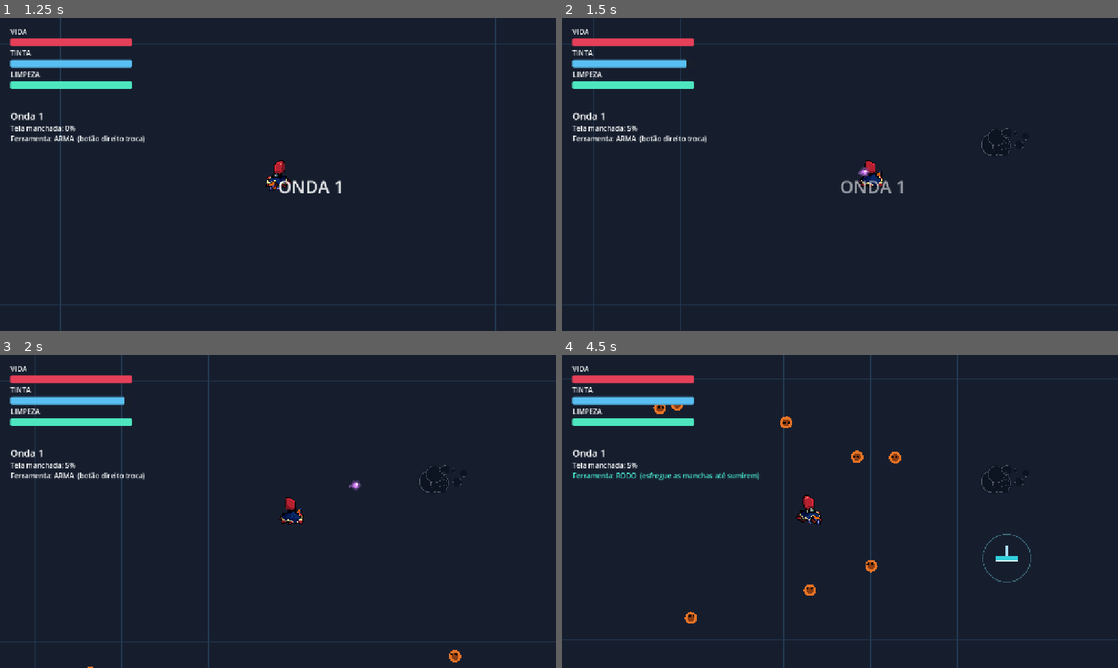
Above: before the commit, frames 1-4 (two rows, left to right).
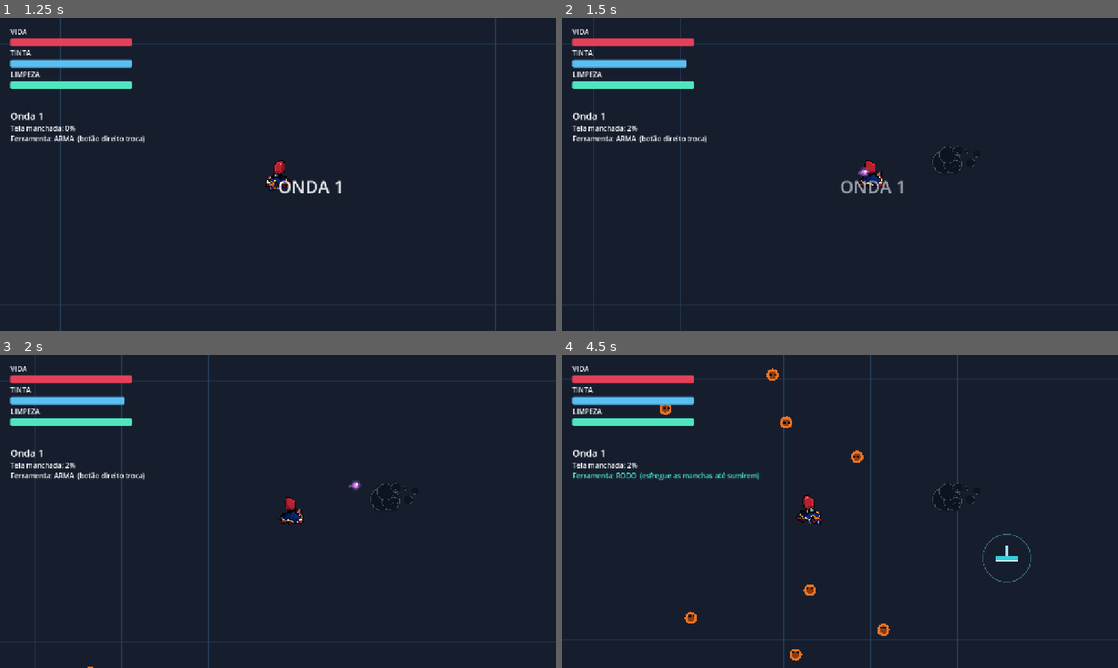
Above: after the commit, the same moments.

Repository: Ruan-Pablo-Oli/octo-ink-hell
Game: Godot game, scene res://scenes/ui/start_menu.tscn
Two runs of this game, one before a commit and one after it. Both use one fixed random seed, a clock stepped at 60 frames per second and the inputs below.
Inputs (mouse positions are in pixels of both pictures, inside the frame that each line leads up to):
- Up to frame 1 (1.25 s): click "JOGAR" at 0.5 s
- Up to frame 2 (1.5 s): tap Enter (ui_accept) at 1.25 s; move the mouse to (962, 158) at 1.27 s; hold D (move_right) from 1.28 s (still down); tap Space (dash) at 1.35 s; click (962, 158) at 1.42 s
- Up to frame 3 (2 s): keep holding D (move_right); tap Enter (ui_accept) at 1.52 s
- Up to frame 4 (4.5 s): move the mouse to (728, 527) at 2.02 s; release D (move_right) at 2.03 s; hold S (move_down) 2.03-2.78 s; tap Q (switch_weapon) at 2.1 s; tap Enter (ui_accept) at 2.27, 3.77 s; move the mouse to (895, 442) at 2.77 s; hold D (move_right) 2.78-3.53 s; right-click (895, 442) at 2.85 s; move the mouse to (812, 574) at 3.52 s; hold W (move_up) 3.53-4.28 s; click (812, 574) at 3.6 s; move the mouse to (1006, 558) at 4.27 s; hold A (move_left) from 4.28 s (still down); tap Shift at 4.35 s

Frame 1 is identical in both runs. In frame 2, 0.1% of the frame differs, in the area x 11-84%, y 34-50%; in frame 3, 0.2%; in frame 4, 0.6%, in the area x 11-84%, y 4-98%.

Commit message:
feat: add dirtiness scale to weapon and improve enemy spawn management

Diff:
--- a/scripts/player/ink_system.gd
+++ b/scripts/player/ink_system.gd
@@ -1,190 +1,119 @@
 extends Node
 class_name InkSystem
-
-
 # =========================================================
 # BASE STATS
 # =========================================================
-
 @export var max_ink: float = 100.0
 @export var regen_per_sec: float = 7.0
 @export var regen_delay: float = 0.6
-
-
 # =========================================================
 # UPGRADE SYSTEM
 # =========================================================
-
 var upgrades: UpgradeSystem
-
-
 # =========================================================
 # STATE
 # =========================================================
-
 var current: float
-
 var _since_use: float = 0.0
-
 var _eff_max: float
 var _eff_regen: float
-
-
 # =========================================================
 # READY
 # =========================================================
-
 func _ready() -> void:
-
 	_eff_max = max_ink
-
 	_eff_regen = regen_per_sec
-
 	current = max_ink
-
-
 	GameEvents.cleaning_collected.connect(
 		func() -> void:
 			refill(15.0)
 	)
-
-
 	GameEvents.upgrades_changed.connect(
 		recompute
 	)
-
-
 # =========================================================
 # RECOMPUTE
 # =========================================================
-
 func recompute() -> void:
-
 	if upgrades == null:
 		return
-
 	const S := UpgradeEffect.Stat
-
-
 	var new_max := upgrades.value(
 		S.INK_MAX,
 		max_ink
 	)
-
-
 	# =====================================================
 	# MAX INCREASE
 	# =====================================================
-
 	if new_max > _eff_max:
-
 		current += (
 			new_max
 			- _eff_max
 		)
-
-
 	# =====================================================
 	# UPDATE MAX
 	# =====================================================
-
 	_eff_max = new_max
-
-
 	current = minf(
 		current,
 		_eff_max
 	)
-
-
 	# =====================================================
 	# REGEN
 	# =====================================================
-
 	_eff_regen = upgrades.value(
 		S.INK_REGEN,
 		regen_per_sec
 	)
-
-
 	_broadcast()
-
-
+# =========================================================
+# EFFECTIVE MAX (getter publico)
+# =========================================================
+func effective_max() -> float:
+	return _eff_max
 # =========================================================
 # PROCESS
 # =========================================================
-
 func _process(delta: float) -> void:
-
 	_since_use += delta
-
-
 	if (
 		_since_use >= regen_delay
 		and current < _eff_max
 	):
-
 		current = minf(
 			_eff_max,
 			current + _eff_regen * delta
 		)
-
 		_broadcast()
-
-
 # =========================================================
 # CONSUME
 # =========================================================
-
 func consume(amount: float) -> bool:
-
 	if amount <= 0.0:
 		return true
-
-
 	if current < amount:
 		return false
-
-
 	current -= amount
-
 	_since_use = 0.0
-
 	_broadcast()
-
 	return true
-
-
 # =========================================================
 # REFILL
 # =========================================================
-
 func refill(amount: float) -> void:
-
 	if amount <= 0.0:
 		return
-
-
 	current = minf(
 		_eff_max,
 		current + amount
 	)
-
-
 	_broadcast()
-
-
 # =========================================================
 # BROADCAST
 # =========================================================
-
 func broadcast() -> void:
-
 	_broadcast()
-
-
 func _broadcast() -> void:
-
 	GameEvents.ink_changed.emit(
 		current,
 		_eff_max
--- a/scripts/player/weapons/weapon.gd
+++ b/scripts/player/weapons/weapon.gd
@@ -18,6 +18,11 @@
 @export var muzzle_point_top_right: Vector2 = Vector2.ZERO
 @export var muzzle_point_bottom_left: Vector2 = Vector2.ZERO
 @export var muzzle_point_bottom_right: Vector2 = Vector2.ZERO
+
+@export_group("Screen Dirt")
+## 1.0 = um carregador cheio enche a tela em 100%.
+## 0.5 = precisa de 2 carregadores pra encher. 0.33 = precisa de 3. etc.
+@export var dirtiness_scale: float = 0.25
 
 const ProjectileScene := preload("res://scenes/combat/projectile.tscn")
 
@@ -146,6 +151,11 @@
 		GameEvents.ink_depleted.emit()
 		return false
 	_cooldown = 1.0 / maxf(0.01, runtime.fire_rate)
+	# base: fracao real de tinta gasta nesse tiro (ink_cost / max_ink).
+	# dirtiness_scale reduz isso, entao precisa de mais de um carregador
+	# pra encher a tela em 100% (0.5 = 2 carregadores, 0.33 = 3, etc).
+	var base_dirtiness := runtime.ink_cost / maxf(0.01, ink.effective_max())
+	runtime.splat_dirtiness = base_dirtiness * dirtiness_scale
 	_spawn(origin, direction)
 	GameEvents.shot_fired.emit(direction, runtime)
 	return true
--- a/scripts/systems/ink_overlay.gd
+++ b/scripts/systems/ink_overlay.gd
@@ -1,62 +1,50 @@
 extends CanvasLayer
-
-const MAX_SPLATS := 140
+const MAX_SPLATS := 560
 const WIPE_PASSES := 3
+const MAX_DIRT := 1.0
+const MIN_SPLAT_DISTANCE := 38.0  ## distancia minima entre centros de manchas
+const PLACEMENT_ATTEMPTS := 12
 const SplatScene := preload("res://scenes/effects/ink_splat.tscn")
 const WiperCursorScript := preload("res://scripts/effects/wiper_cursor.gd")
-
 var _container: Node2D
 var _cursor: Node2D
 var _splats: Array = []
 var _dirt_total: float = 0.0
 var _clean_mode: bool = false
-
-
 func _ready() -> void:
 	layer = 10
 	add_to_group("ink_overlay")
-
 	_container = Node2D.new()
 	_container.name = "Splats"
 	add_child(_container)
-
 	_cursor = Node2D.new()
 	_cursor.name = "WiperCursor"
 	_cursor.set_script(WiperCursorScript)
 	add_child(_cursor)
-
 	GameEvents.shot_fired.connect(_stamp)
 	GameEvents.ink_spilled.connect(_stamp)
 	GameEvents.clean_mode_changed.connect(_on_clean_mode_changed)
-
-
 func _process(_delta: float) -> void:
 	if _clean_mode:
 		_cursor.position = get_viewport().get_mouse_position()
 		_cursor.queue_redraw()
-
-
 func _on_clean_mode_changed(active: bool) -> void:
 	_clean_mode = active
 	_cursor.active = active
 	_cursor.wiping = false
 	_cursor.queue_redraw()
-
-
 func _stamp(direction: Vector2, weapon: WeaponData) -> void:
+	if _dirt_total >= MAX_DIRT:
+		return
 	var screen := get_viewport().get_visible_rect().size
 	var center := screen * 0.5
-	var dist := randf_range(70.0, 0.55 * minf(screen.x, screen.y))
-	var perp := Vector2(-direction.y, direction.x)
-	var pos := center + direction * dist + perp * randf_range(-70.0, 70.0)
-	pos.x = clampf(pos.x, 10.0, screen.x - 10.0)
-	pos.y = clampf(pos.y, 10.0, screen.y - 10.0)
-
+	var pos := _find_placement(screen, center, direction)
+	if pos == Vector2.INF:
+		return
 	var splat := SplatScene.instantiate()
 	_container.add_child(splat)
 	splat.position = pos
 	splat.setup(direction.angle(), weapon)
-
 	_splats.append({
 		"node": splat,
 		"dirt": weapon.splat_dirtiness,
@@ -64,14 +52,40 @@
 		"left": WIPE_PASSES,
 		"contact": false,
 	})
-	_dirt_total += weapon.splat_dirtiness
-
+	_dirt_total = minf(MAX_DIRT, _dirt_total + weapon.splat_dirtiness)
 	if _splats.size() > MAX_SPLATS:
 		_remove_oldest(1)
 	else:
 		_emit_dirtiness()
-
-
+## Tenta achar uma posicao que nao fique muito perto de nenhuma mancha
+## existente. Se todas as tentativas falharem, usa a menos ruim (maior
+## distancia da mancha mais proxima) em vez de sobrepor totalmente.
+func _find_placement(screen: Vector2, center: Vector2, direction: Vector2) -> Vector2:
+	var best_pos := Vector2.ZERO
+	var best_min_dist := -1.0
+	for attempt in PLACEMENT_ATTEMPTS:
+		var dist := randf_range(70.0, 0.55 * minf(screen.x, screen.y))
+		var perp := Vector2(-direction.y, direction.x)
+		var pos := center + direction * dist + perp * randf_range(-70.0, 70.0)
+		pos.x = clampf(pos.x, 10.0, screen.x - 10.0)
+		pos.y = clampf(pos.y, 10.0, screen.y - 10.0)
+		var closest := _closest_splat_distance(pos)
+		if closest >= MIN_SPLAT_DISTANCE:
+			return pos
+		if closest > best_min_dist:
+			best_min_dist = closest
+			best_pos = pos
+	return best_pos
+func _closest_splat_distance(pos: Vector2) -> float:
+	var closest := INF
+	for entry in _splats:
+		var node: Node2D = entry.node
+		if not is_instance_valid(node):
+			continue
+		var d := pos.distance_to(node.position)
+		if d < closest:
+			closest = d
+	return closest
 ## Cada passada do rodo tira uma camada da mancha. Uma mancha so sai depois de
 ## WIPE_PASSES passadas, e so conta passada nova quando ela sai do raio e volta
 ## (ou quando o jogador solta o botao), entao parar em cima nao adianta.
@@ -90,7 +104,6 @@
 		if entry.contact:
 			remaining.append(entry)
 			continue
-
 		entry.contact = true
 		entry.left -= 1
 		scrubbed += 1
@@ -106,19 +119,13 @@
 	if scrubbed > 0:
 		_emit_dirtiness()
 	return scrubbed
-
-
 func stop_wiping() -> void:
 	_cursor.wiping = false
 	for entry in _splats:
 		entry.contact = false
-
-
 func set_wipe_radius(radius: float) -> void:
 	_cursor.radius = radius
 	_cursor.queue_redraw()
-
-
 func _remove_oldest(count: int) -> void:
 	for i in count:
 		if _splats.is_empty():
@@ -129,7 +136,5 @@
 		if is_instance_valid(node):
 			node.queue_free()
 	_emit_dirtiness()
-
-
 func _emit_dirtiness() -> void:
 	GameEvents.screen_dirtiness_changed.emit(clampf(_dirt_total, 0.0, 1.0))
--- a/scripts/systems/wave_manager.gd
+++ b/scripts/systems/wave_manager.gd
@@ -17,6 +17,11 @@
 @export var spawn_max_dist: float = 720.0
 @export var growth_factor: float = 1.35
 
+@export_group("Limits")
+@export var max_alive_enemies: int = 60  ## teto de inimigos vivos ao mesmo tempo
+@export var view_margin: float = 80.0  ## distancia extra alem da borda da tela pra considerar "fora de vista"
+@export var spawn_retry_interval: float = 0.15  ## espera antes de tentar de novo quando o teto esta cheio
+
 @export_group("Swarmer")
 @export var swarmer_start_count: int = 4
 @export var swarmer_cap: int = 100
@@ -126,6 +131,11 @@
 	_spawn_timer -= delta
 
 	if _spawn_timer <= 0.0:
+		if _living_enemies() >= max_alive_enemies:
+			# teto cheio: espera um pouco e tenta de novo, sem consumir _to_spawn
+			_spawn_timer = spawn_retry_interval
+			return
+
 		_spawn_one()
 		_to_spawn -= 1
 		_spawn_timer = spawn_interval
@@ -266,9 +276,34 @@
 	return result
 
 
+## Retangulo visivel da camera atual, em coordenadas do mundo.
+## Retorna um Rect2 vazio (size ZERO) se nao houver camera ativa.
+func _get_view_rect() -> Rect2:
+	var cam := get_viewport().get_camera_2d()
+
+	if cam == null:
+		return Rect2()
+
+	var vp_size := get_viewport().get_visible_rect().size
+	var half_extents := (vp_size * cam.zoom) / 2.0
+	var center := cam.get_screen_center_position()
+
+	return Rect2(center - half_extents, half_extents * 2.0)
+
+
+## True se pos estiver fora do retangulo de visao (expandido por margin).
+## Se view_rect estiver vazio (sem camera), considera sempre "fora".
+func _is_outside_view(pos: Vector2, view_rect: Rect2, margin: float) -> bool:
+	if view_rect.size == Vector2.ZERO:
+		return true
+
+	return not view_rect.grow(margin).has_point(pos)
+
+
 func _spawn_position() -> Vector2:
 	var arena := Arena.find(self)
 	var origin := _player.global_position
+	var view_rect := _get_view_rect()
 
 	for attempt in 20:
 		var candidate := origin + Vector2.RIGHT.rotated(
@@ -278,7 +313,10 @@
 			spawn_max_dist
 		)
 
-		if arena == null or arena.contains(candidate, SPAWN_MARGIN):
+		var in_arena := arena == null or arena.contains(candidate, SPAWN_MARGIN)
+		var out_of_view := _is_outside_view(candidate, view_rect, view_margin)
+
+		if in_arena and out_of_view:
 			return candidate
 
 	if arena == null:
@@ -286,15 +324,26 @@
 			randf() * TAU
 		) * spawn_min_dist
 
-	var best := arena.random_point(SPAWN_MARGIN)
+	# fallback: entre pontos aleatorios da arena, prioriza os que estao
+	# fora de vista; entre esses, o mais distante do player.
+	var best: Vector2 = arena.random_point(SPAWN_MARGIN)
+	var best_out_of_view := _is_outside_view(best, view_rect, view_margin)
 
 	for attempt in 20:
 		var candidate := arena.random_point(SPAWN_MARGIN)
-
-		if candidate.distance_to(origin) > best.distance_to(origin):
+		var candidate_out_of_view := _is_outside_view(candidate, view_rect, view_margin)
+
+		var should_replace := false
+		if candidate_out_of_view and not best_out_of_view:
+			should_replace = true
+		elif candidate_out_of_view == best_out_of_view:
+			should_replace = candidate.distance_to(origin) > best.distance_to(origin)
+
+		if should_replace:
 			best = candidate
-
-		if best.distance_to(origin) >= spawn_min_dist * 0.6:
+			best_out_of_view = candidate_out_of_view
+
+		if best_out_of_view and best.distance_to(origin) >= spawn_min_dist * 0.6:
 			break
 
 	return best
